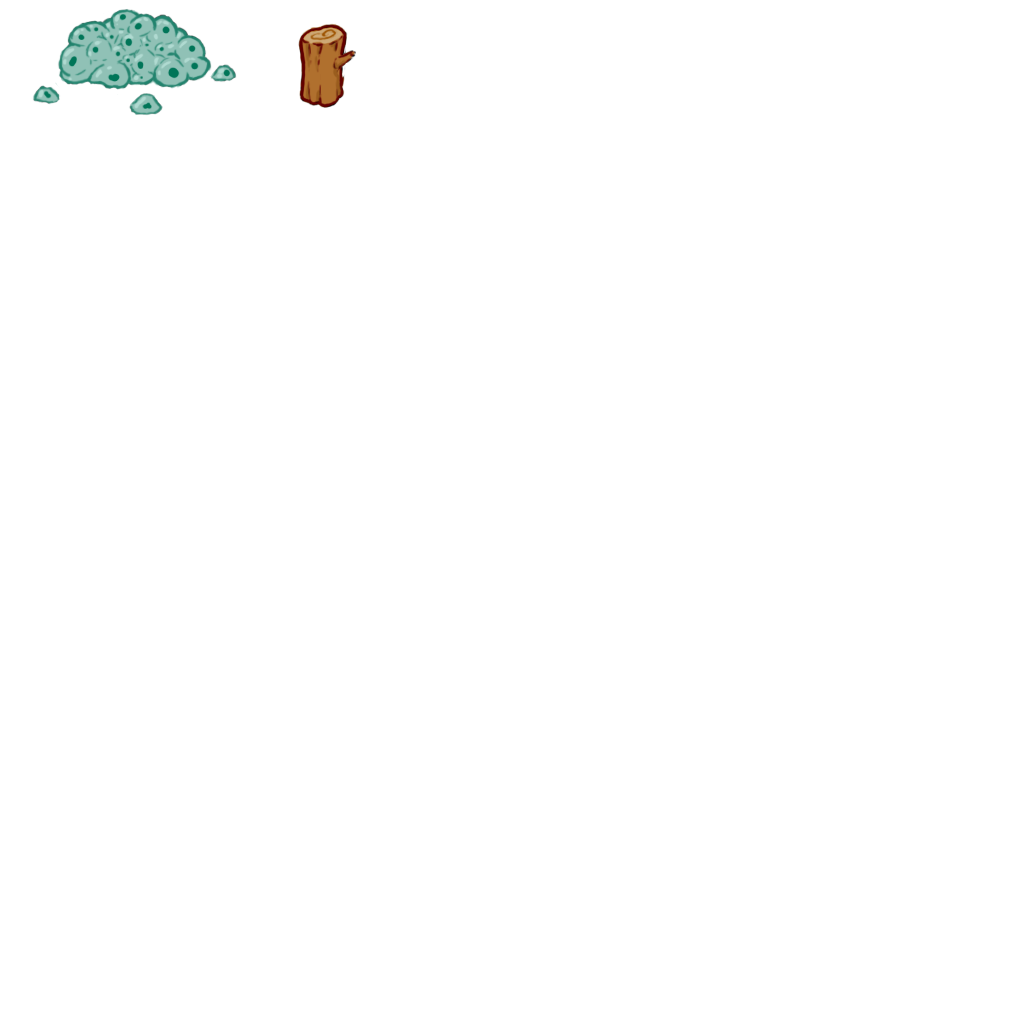
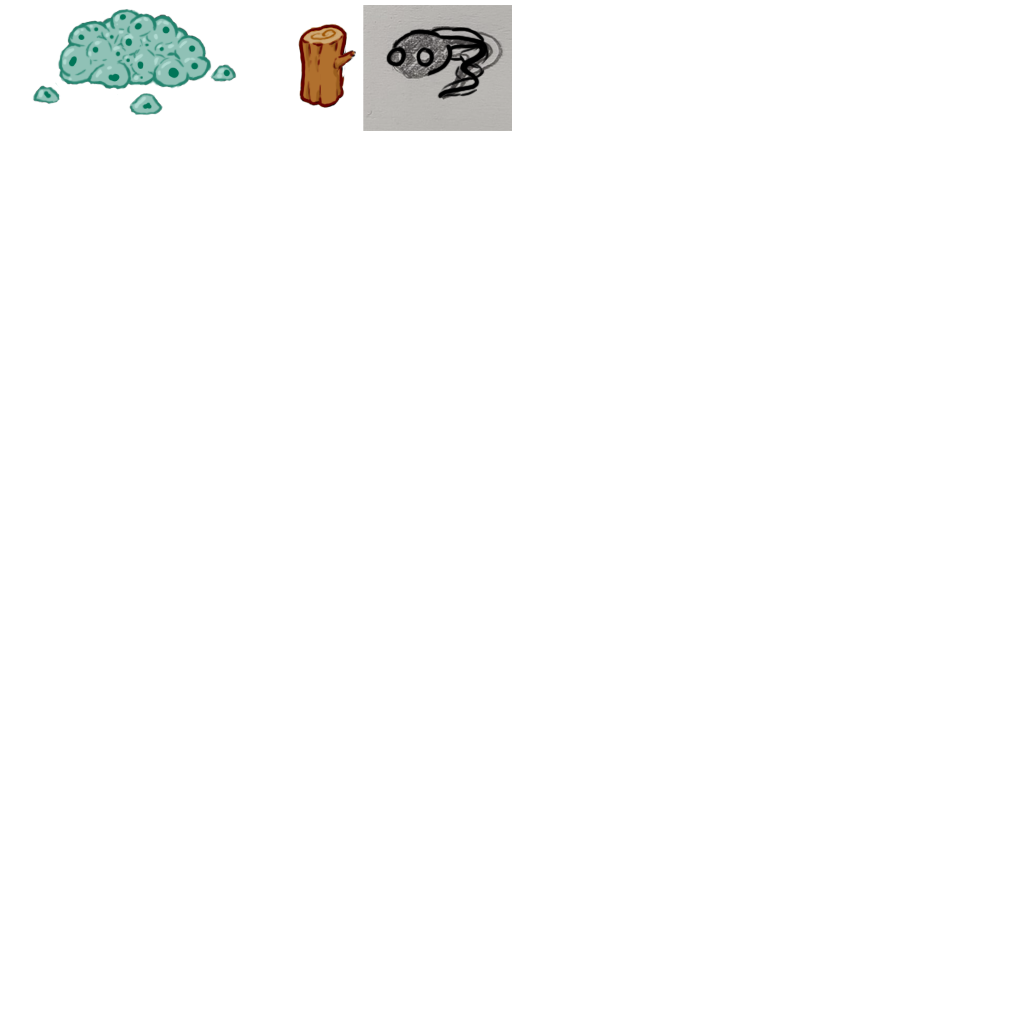
Revision of a layered 1024×1024 image; what changed, layer by layer:
added layer "Layer 2" above "Layer 1" over [386, 26, 489, 99]
added layer "Layer 1" (75%) above "buche" over [363, 5, 512, 131]
